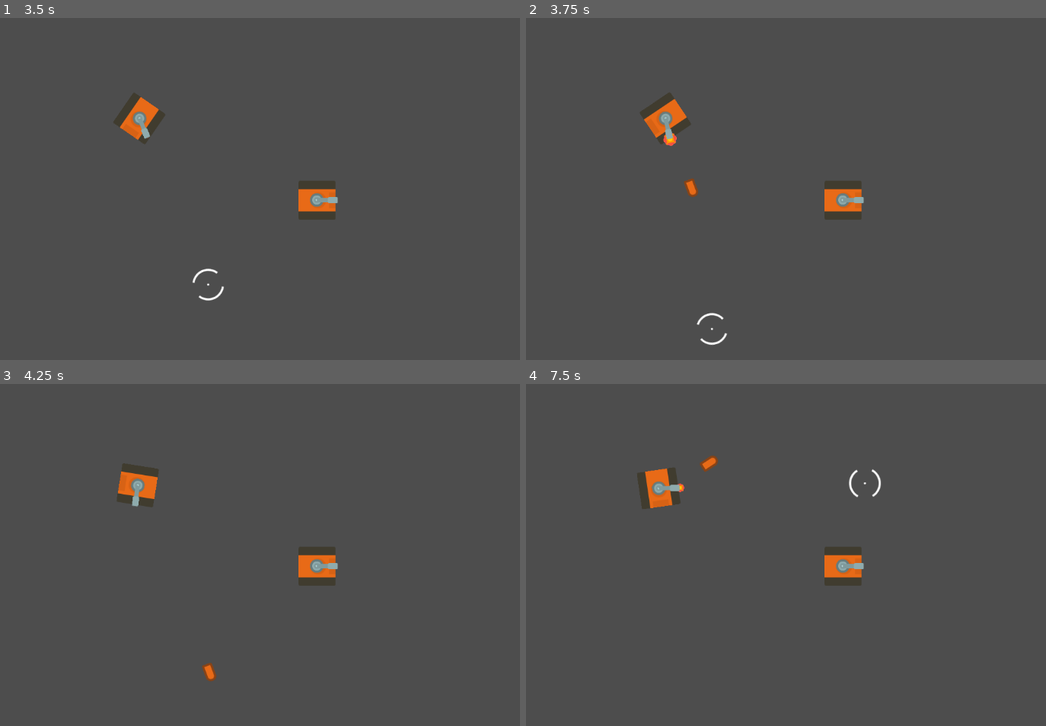
Above: before the commit, frames 1-4 (two rows, left to right).
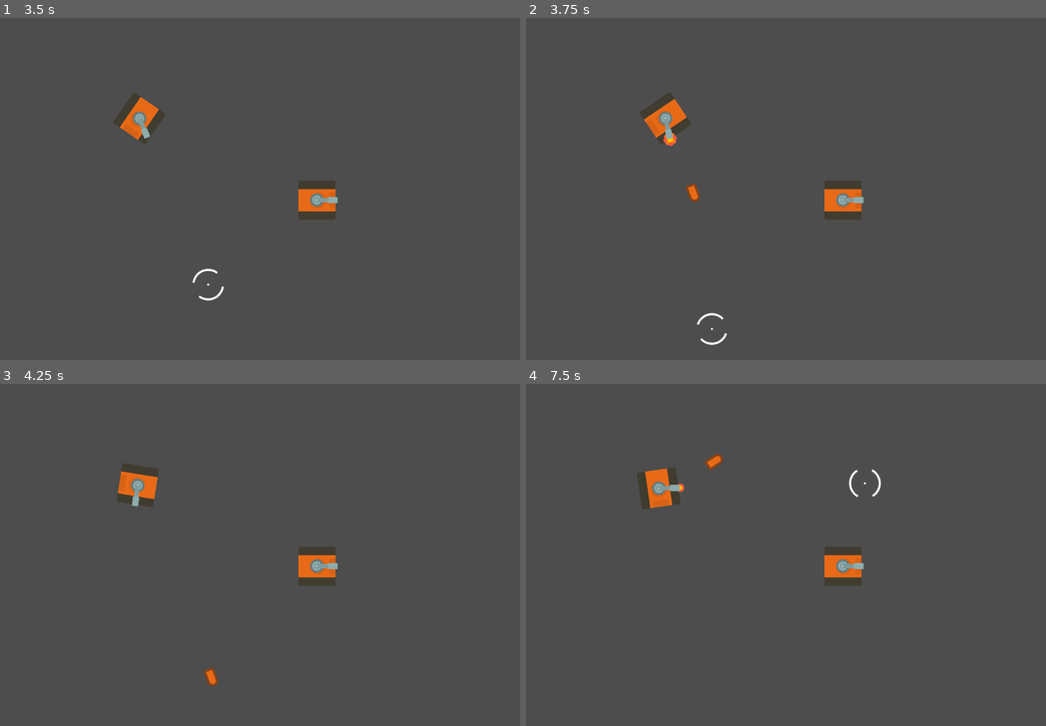
Above: after the commit, the same moments.

Repository: KakCmambnporpawwucmow/tanks_kidz
Game: Godot game, scene res://layers/test.tscn
The game is run twice, just before and just after one commit, with the same random seed, the same clock (stepped at 60 frames per second) and the same inputs.
Inputs (mouse positions are in pixels of both pictures, inside the frame that each line leads up to):
- Up to frame 1 (3.5 s): tap Enter at 0.5 s; move the mouse to (416, 171) at 0.52 s; hold E (ammo_ap) 0.53-1.28 s; hold D (rotate_right) 0.53-2.03 s; tap W (move_forward) at 0.77, 1.52, 3.02 s; move the mouse to (161, 206) at 1.27 s; tap R (ammo_he) at 1.35 s; move the mouse to (343, 113) at 2.02 s; hold A (rotate_left) 2.03-2.78 s; hold F (ammo_heat) 2.03-2.78 s; move the mouse to (249, 257) at 2.77 s; hold D (rotate_right) from 2.78 s (still down); tap C (ammo_missile) at 2.85 s
- Up to frame 2 (3.75 s): keep holding D (rotate_right); move the mouse to (988, 240) at 3.52 s; press the mouse at (988, 240) at 3.53 s
- Up to frame 3 (4.25 s): keep holding D (rotate_right); tap W (move_forward) at 3.77 s
- Up to frame 4 (7.5 s): move the mouse to (624, 503) at 4.27 s; release D (rotate_right) at 4.28 s; release the mouse at (624, 503) at 4.28 s; hold A (rotate_left) 4.28-5.03 s; tap E (ammo_ap) at 4.35 s; tap W (move_forward) at 4.52, 6.02, 6.77 s; move the mouse to (838, 555) at 5.02 s; hold D (rotate_right) 5.03-5.78 s; hold R (ammo_he) 5.03-5.78 s; move the mouse to (713, 469) at 5.77 s; hold A (rotate_left) 5.78-7.28 s; tap F (ammo_heat) at 5.85 s; move the mouse to (942, 537) at 6.52 s; hold C (ammo_missile) 6.53-7.28 s; move the mouse to (687, 572) at 7.27 s; hold D (rotate_right) from 7.28 s (still down); click (687, 572) at 7.35 s

Frame 1 is identical in both runs. In frame 2, less than 0.1% of the frame differs, in the area x 30-34%, y 46-54%; in frame 3, less than 0.1%; in frame 4, 0.1%, in the area x 33-38%, y 20-26%.
Error in both runs: Invalid call. Nonexistent function 'get_remaining_ammo' in base 'Node (WeaponSystem)'. (res://entities/tanks/base/tank.gd:81)

Commit message:
FIX
Исправлена ошибка коллизии брони танка и снаряда при выстреле. Снаряд спаунится за пределами брони.

Diff:
--- a/entities/tanks/base/turret.tscn
+++ b/entities/tanks/base/turret.tscn
@@ -207,7 +207,7 @@
 script = ExtResource("6_txwkl")
 
 [node name="Marker2D" type="Marker2D" parent="."]
-position = Vector2(50, 0)
+position = Vector2(60, 0)
 
 [node name="AnimationPlayer" type="AnimationPlayer" parent="."]
 active = false
